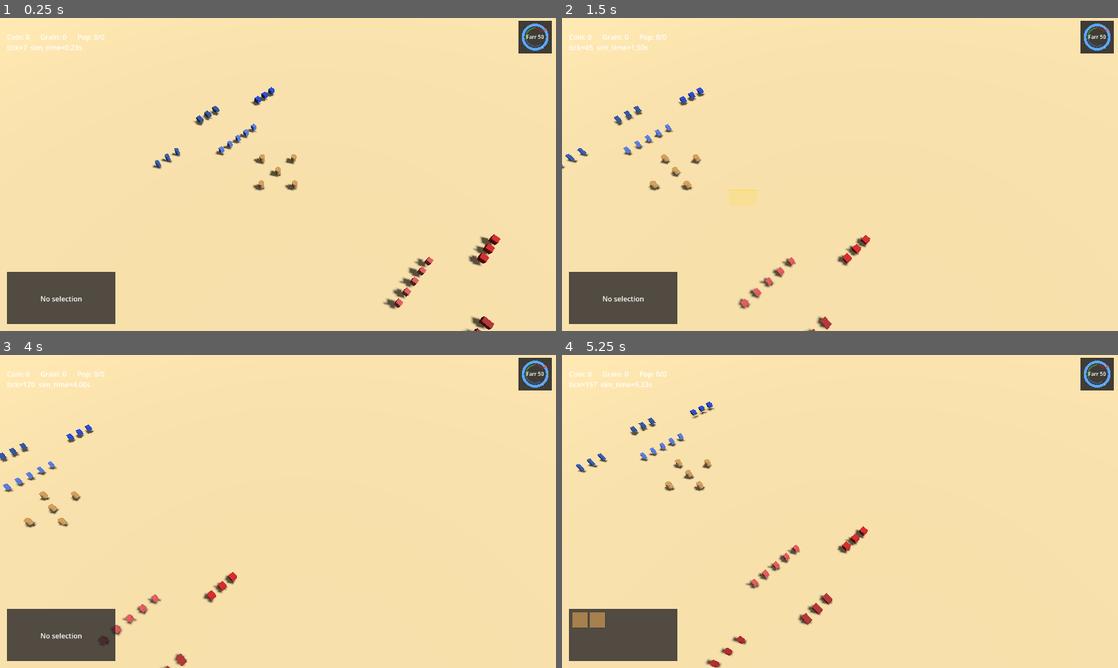
Above: before the commit, frames 1-4 (two rows, left to right).
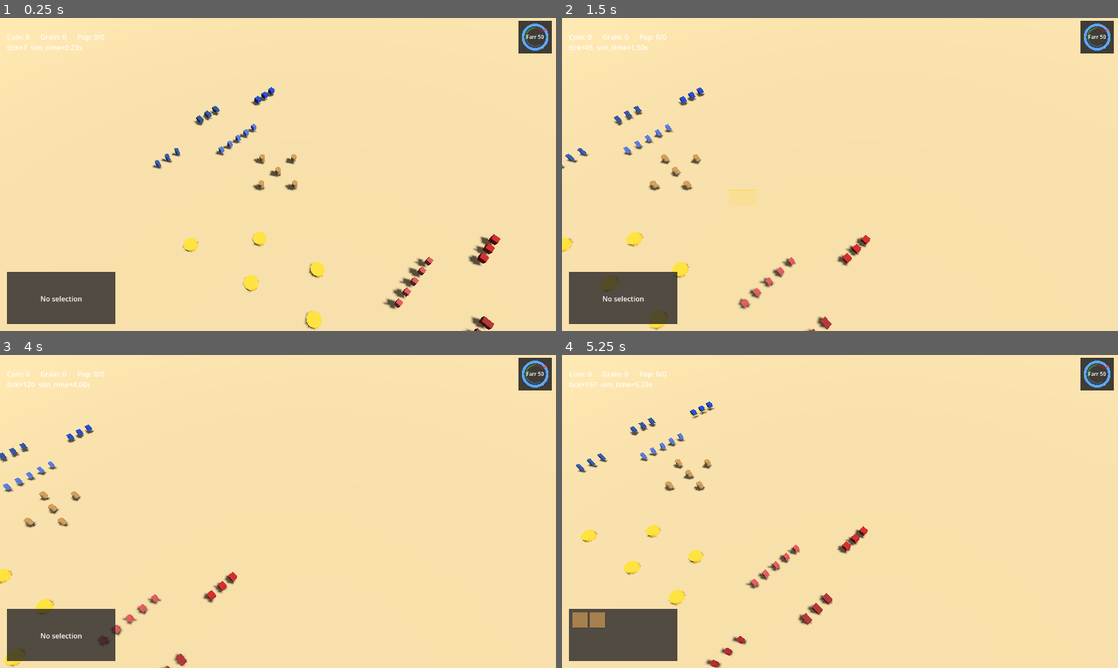
Above: after the commit, the same moments.

Repository: siavoush/shahname-rts
Game: Godot game, scene res://scenes/main.tscn
Same seed, same stepped clock (60 frames per second), same inputs: the game is played once before the commit and once after it.
Inputs (mouse positions are in pixels of both pictures, inside the frame that each line leads up to):
- Up to frame 1 (0.25 s): no input
- Up to frame 2 (1.5 s): tap Enter at 0.5 s; move the mouse to (962, 158) at 0.52 s; hold D 0.53-1.25 s; hold Shift 0.53-1.25 s; click (962, 158) at 0.67 s; drag from (728, 190) to (812, 237) at 1.27 s
- Up to frame 3 (4 s): move the mouse to (333, 442) at 2.02 s; hold D 2.03-2.75 s; tap Ctrl at 2.1 s; drag from (250, 574) to (111, 464) at 2.77 s; move the mouse to (444, 558) at 3.52 s; hold A from 3.53 s (still down); tap 9 at 3.6 s
- Up to frame 4 (5.25 s): release A at 4.25 s; drag from (673, 464) to (756, 433) at 4.27 s; move the mouse to (867, 511) at 5.02 s; hold S from 5.03 s (still down); tap 2 at 5.1 s; click (867, 511) at 5.17 s

The runs differ from the first frame. In frame 1, 0.6% of the frame differs, in the area x 32-59%, y 68-100%; in frame 2, 0.6%; in frame 3, 0.4%; in frame 4, 0.5%.

Commit message:
feat(main): spawn 5 Coin MineNodes at match start — Phase 3 wave 1A
New main.gd::_spawn_starting_resources() helper, called from _ready
right after _spawn_starting_units. Spawns 5 Coin MineNode instances at
known positions in the central wave-area (Z ≈ 0..15, X ≈ -14..-6) —
"no-man's land" between the Iran home cluster (Z≤0) and the Turan
mirror cluster (Z≥20), so the lead has to walk Kargars out to gather.

Live-game-broken-surface (Experiment 01): positions are inside the
terrain plane bounds; navmesh bake is wave-1B's domain (LATER L2),
production scheduler returns FAILED for off-navmesh requests, workers
bail to Idle defensively.

4 tests / 11 asserts (count, distinctness, child placement under World).
935 → 939 passing. Lint clean.

Diff:
--- a/game/scripts/main.gd
+++ b/game/scripts/main.gd
@@ -31,6 +31,8 @@
 ## gameplay effect → make the choice, document briefly.)
 
 const _KargarScene: PackedScene = preload("res://scenes/units/kargar.tscn")
+const _MineNodeScene: PackedScene = preload(
+	"res://scenes/world/resource_nodes/mine_node.tscn")
 const _PiyadeScene: PackedScene = preload("res://scenes/units/piyade.tscn")
 const _TuranPiyadeScene: PackedScene = preload("res://scenes/units/turan_piyade.tscn")
 const _KamandarScene: PackedScene = preload("res://scenes/units/kamandar.tscn")
@@ -167,12 +169,49 @@
 ]
 
 
+# ---------------------------------------------------------------------------
+# Phase 3 wave 1A — Coin MineNode spawn cluster.
+#
+# Five mines placed in the central wave-area (Z ≈ 0..15, between Iran's
+# Kargar/Piyade clusters at Z≤0 and Turan's at Z≥20). This is "no-man's
+# land" — the player has to walk workers out from the home base to gather,
+# which is the gameplay intent (mines aren't free at the doorstep).
+#
+# X-spread is asymmetric (mostly negative-X) to leave the +X corridor open
+# for the existing Iran Savar / Turan Savar engagement zone. Y = 0.0 so the
+# mine's mesh-bottom sits flat on the terrain — MineNode.tscn handles the
+# 0.25 mesh-offset internally.
+#
+# Live-game-broken-surface considerations:
+#   1. Positions are clearly within the terrain plane bounds — no off-map
+#      mines that fail to spawn visibly.
+#   2. Wave-1A doesn't yet bake a navmesh (LATER L2 MovementSystem coord),
+#      so "off-navmesh" isn't a current failure mode; MockPathScheduler in
+#      tests uses straight-line paths, and the live game falls back to the
+#      production NavigationAgentPathScheduler (which itself FAILs when no
+#      navmesh exists — workers seeing FAILED bail to Idle per wave-1A
+#      defensive design). Wave 1B adds the navmesh; this spawn layout will
+#      need a re-check to confirm each position is inside the baked region.
+#   3. Yellow against sandy terrain — the FarrGauge contrast lesson is
+#      reflected in MineNode.tscn's saturated gold material. Lead live-
+#      tests post-wave-1A and reports if the color blends.
+
+const _COIN_MINE_SPAWN_POSITIONS: Array[Vector3] = [
+	Vector3(-8.0, 0.0, 5.0),
+	Vector3(-12.0, 0.0, 8.0),
+	Vector3(-6.0, 0.0, 12.0),
+	Vector3(-14.0, 0.0, 0.0),
+	Vector3(-10.0, 0.0, 15.0),
+]
+
+
 func _ready() -> void:
 	print("[main] Shahnameh RTS booted. Godot %s, SIM_HZ=%d." % [
 		Engine.get_version_info().get("string", "unknown"),
 		SimClock.SIM_HZ,
 	])
 	_spawn_starting_units()
+	_spawn_starting_resources()
 
 
 # Spawn the Phase-1 + Phase-2 starting roster: 5 Iran Kargar + 5 Iran Piyade
@@ -242,6 +281,24 @@
 		_spawn_unit(_TuranAsbSavarScene, pos, Constants.TEAM_TURAN)
 
 
+# Phase 3 wave 1A — spawn the starting resource nodes. Per kickoff §3:
+# 5 Coin mines in the central wave-area so the lead can right-click a mine
+# with a selected Kargar and observe the full gather-deposit-loop.
+#
+# Wave 1B adds:
+#   - The deposit target (Throne or ResourceSystem hookup); wave-1A's
+#     Returning state stub uses the worker's own position, which is enough
+#     to verify the loop's FSM topology but not to credit a HUD counter.
+#   - Mazra'eh (Grain) farms — Mazra'eh extends ResourceNode similarly.
+#   - BalanceData-driven reserves / yield_per_trip / extract_ticks; wave 1A
+#     hardcodes these in mine_node.gd with TODO citations.
+func _spawn_starting_resources() -> void:
+	for pos: Vector3 in _COIN_MINE_SPAWN_POSITIONS:
+		var mine: Node3D = _MineNodeScene.instantiate() as Node3D
+		mine.position = pos
+		_world.add_child(mine)
+
+
 # Internal spawn helper. Team is set BEFORE add_child so the Unit's _ready
 # (which mirrors team to SpatialAgentComponent) sees the correct value.
 # Position is set BEFORE add_child for the same reason — the
--- /dev/null
+++ b/game/tests/unit/test_match_start_spawn_resources.gd
@@ -0,0 +1,108 @@
+# Tests for main.gd::_spawn_starting_resources — Phase 3 wave 1A spawn
+# helper for the 5 Coin MineNode instances.
+#
+# Mirror of test_match_start_spawn.gd's unit-spawn assertions, but for
+# resources. Lives in its own file to keep wave-1A's diff scope contained
+# (per Pitfall #7 / per-TDD-cycle commits) — the existing
+# test_match_start_spawn.gd is "wave 2B's spawn coverage" by convention.
+extends GutTest
+
+
+const MainScript: GDScript = preload("res://scripts/main.gd")
+const _MINE_NODE_SCRIPT_PATH: String = (
+	"res://scripts/world/resource_nodes/mine_node.gd")
+
+
+var _main_node: Variant
+
+
+func before_each() -> void:
+	SimClock.reset()
+
+
+func after_each() -> void:
+	if _main_node != null and is_instance_valid(_main_node):
+		_main_node.queue_free()
+	_main_node = null
+	SimClock.reset()
+
+
+# Spawn a fresh main.gd with stub World + StatusLabel, same pattern as
+# test_match_start_spawn.gd. Returns the main node after _ready completes.
+func _spawn_main_with_stub_world() -> Variant:
+	var m: Variant = MainScript.new()
+	var world: Node3D = Node3D.new()
+	world.name = "World"
+	m.add_child(world)
+	var status: Label = Label.new()
+	status.name = "StatusLabel"
+	m.add_child(status)
+	add_child_autofree(m)
+	await get_tree().process_frame
+	return m
+
+
+# Script-path predicate (registry-race-safe) — same shape as the existing
+# spawn test's _has_exact_script.
+func _is_mine_node(node: Node) -> bool:
+	var s: Script = node.get_script()
+	if s == null:
+		return false
+	return s.resource_path == _MINE_NODE_SCRIPT_PATH
+
+
+# ---------------------------------------------------------------------------
+# Const-array shape — pure code, no scene.
+# ---------------------------------------------------------------------------
+
+func test_coin_mine_spawn_positions_has_five_entries() -> void:
+	var positions: Variant = MainScript.get(&"_COIN_MINE_SPAWN_POSITIONS")
+	assert_typeof(positions, TYPE_ARRAY)
+	assert_eq((positions as Array).size(), 5,
+		"main.gd._COIN_MINE_SPAWN_POSITIONS must have exactly 5 entries (wave 1A)")
+
+
+func test_coin_mine_positions_pairwise_distinct() -> void:
+	var positions: Array = MainScript.get(&"_COIN_MINE_SPAWN_POSITIONS") as Array
+	for i in range(positions.size()):
+		for j in range(i + 1, positions.size()):
+			var a: Vector3 = positions[i]
+			var b: Vector3 = positions[j]
+			assert_true(a.distance_to(b) > 0.01,
+				"_COIN_MINE_SPAWN_POSITIONS %d and %d overlap: %s vs %s"
+				% [i, j, a, b])
+
+
+# ---------------------------------------------------------------------------
+# Live spawn — main._ready calls _spawn_starting_resources after units.
+# ---------------------------------------------------------------------------
+
+func test_five_mines_appear_under_world() -> void:
+	_main_node = await _spawn_main_with_stub_world()
+	var world: Node = _main_node.get_node(^"World")
+	var count: int = 0
+	for child in world.get_children():
+		if _is_mine_node(child):
+			count += 1
+	assert_eq(count, 5,
+		"five Coin MineNodes spawn as direct children of World")
+
+
+func test_mines_positions_match_const() -> void:
+	_main_node = await _spawn_main_with_stub_world()
+	var world: Node = _main_node.get_node(^"World")
+	var spawn_positions: Array = MainScript.get(
+		&"_COIN_MINE_SPAWN_POSITIONS") as Array
+	for child in world.get_children():
+		if not _is_mine_node(child):
+			continue
+		# Each MineNode's local position is one of the entries in the const.
+		var pos: Vector3 = (child as Node3D).position
+		var matched: bool = false
+		for expected: Vector3 in spawn_positions:
+			if pos.distance_to(expected) < 0.01:
+				matched = true
+				break
+		assert_true(matched,
+			"MineNode position %s must match one of _COIN_MINE_SPAWN_POSITIONS"
+			% str(pos))
